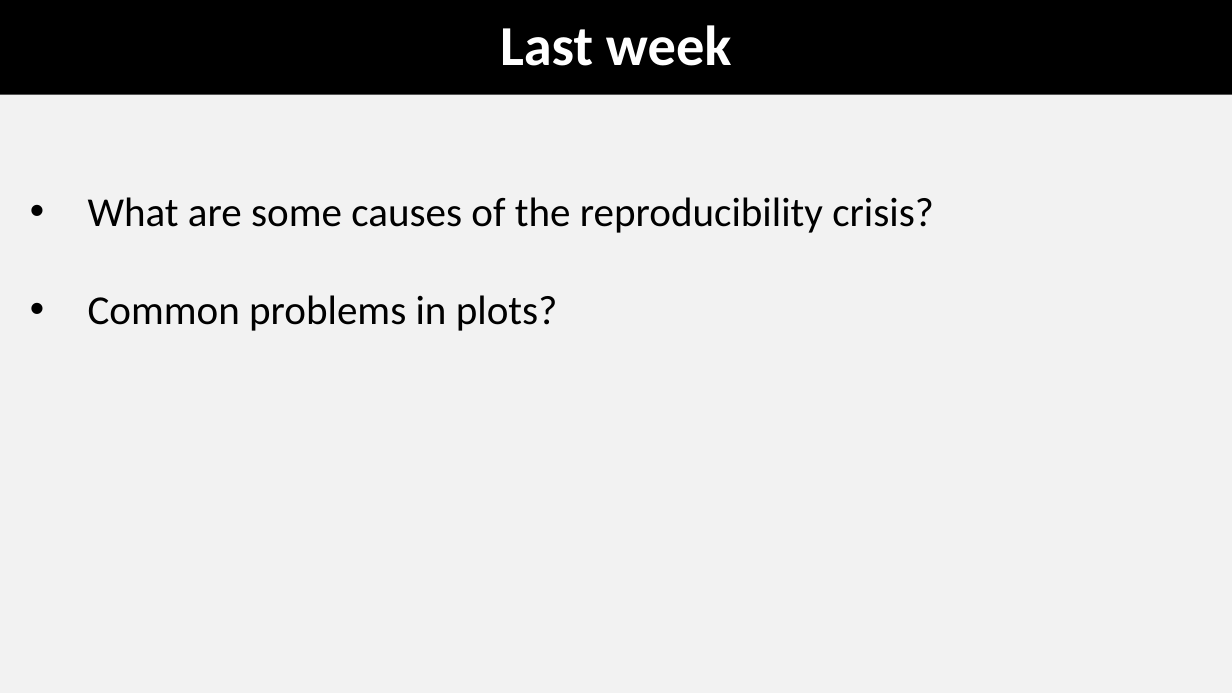
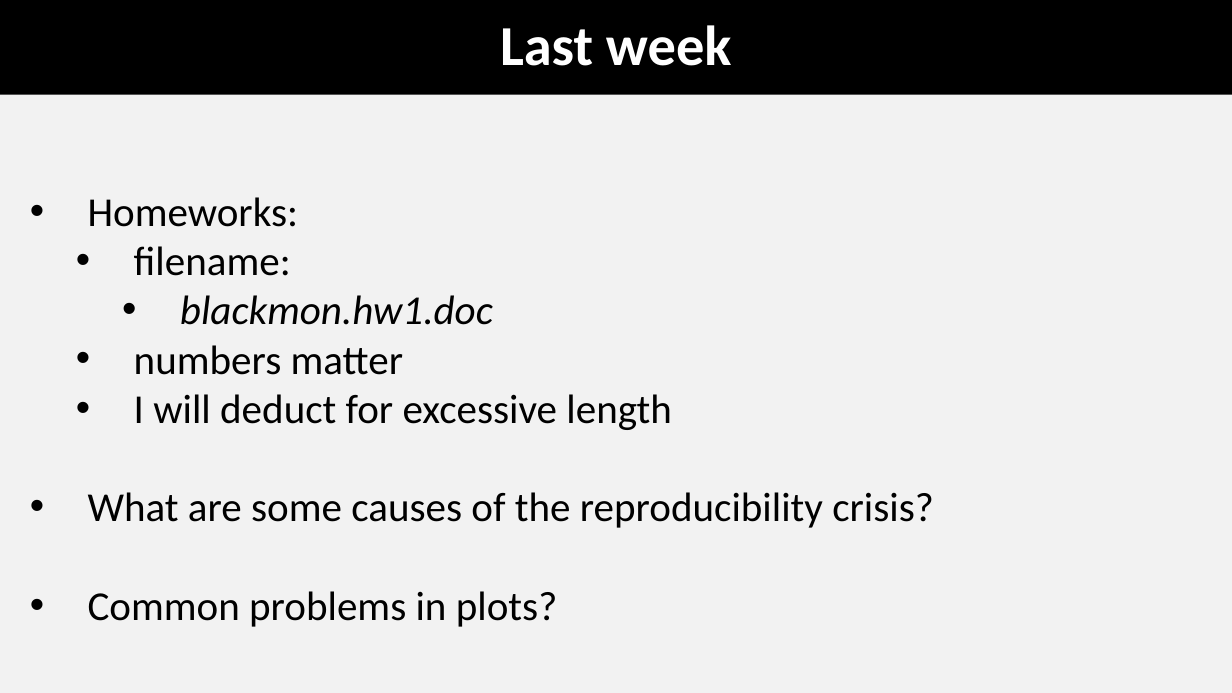
Before and after one commit to coleoguy/coleoguy.github.io, a slide deck: slide 2 of teaching/expdes/lec2.pptx. Drawn at 1232x693 pixels with LibreOffice and Linux fonts; fonts in the diff are those of the drawing. Boxes give left, top, right and bottom in pixels: in the first picture for what was removed or moved away, otherwise in the second. Text is boxed around its words. In the diff, an @@ line names an element or a change of style, - is before the commit and + after.

Commit message:
week 2

```diff
--- a/teaching/expdes/lec2.pptx
+++ b/teaching/expdes/lec2.pptx
@@ text at bbox=[88, 197, 671, 430]: paragraphs added @@
+• Homeworks:
+  • filename:
+    • blackmon.hw1.doc
+  • numbers matter
+  • I will deduct for excessive length
```
Also in this commit, not shown: 3 other files.
